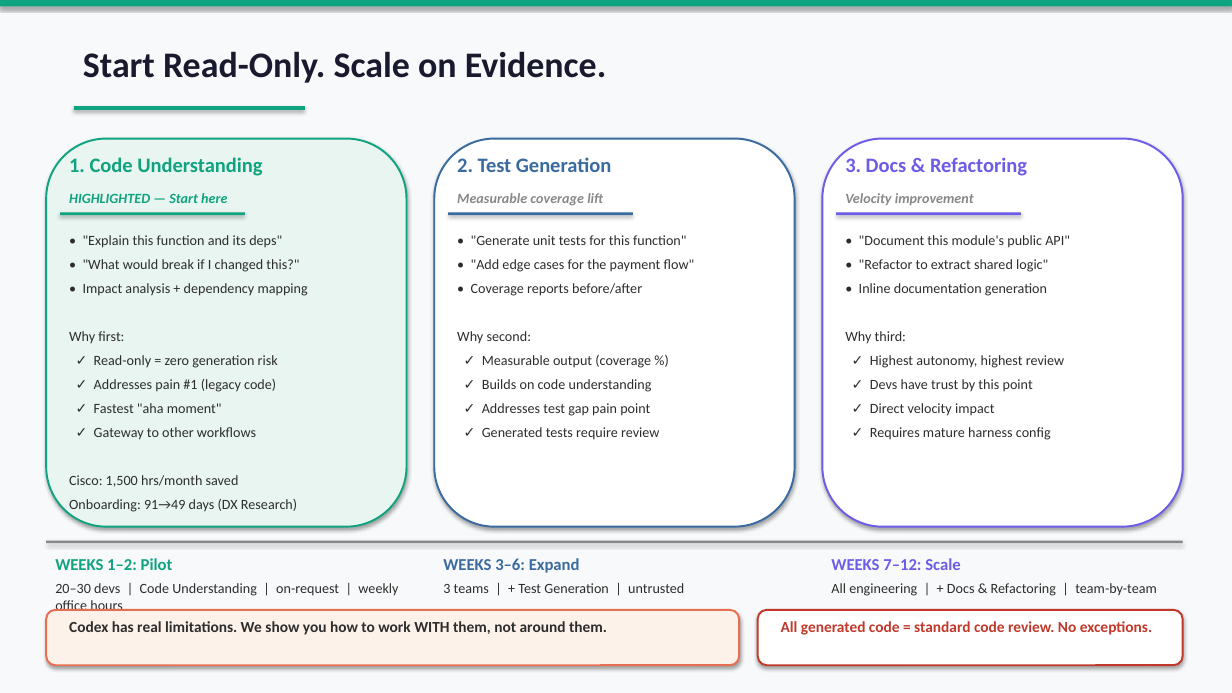
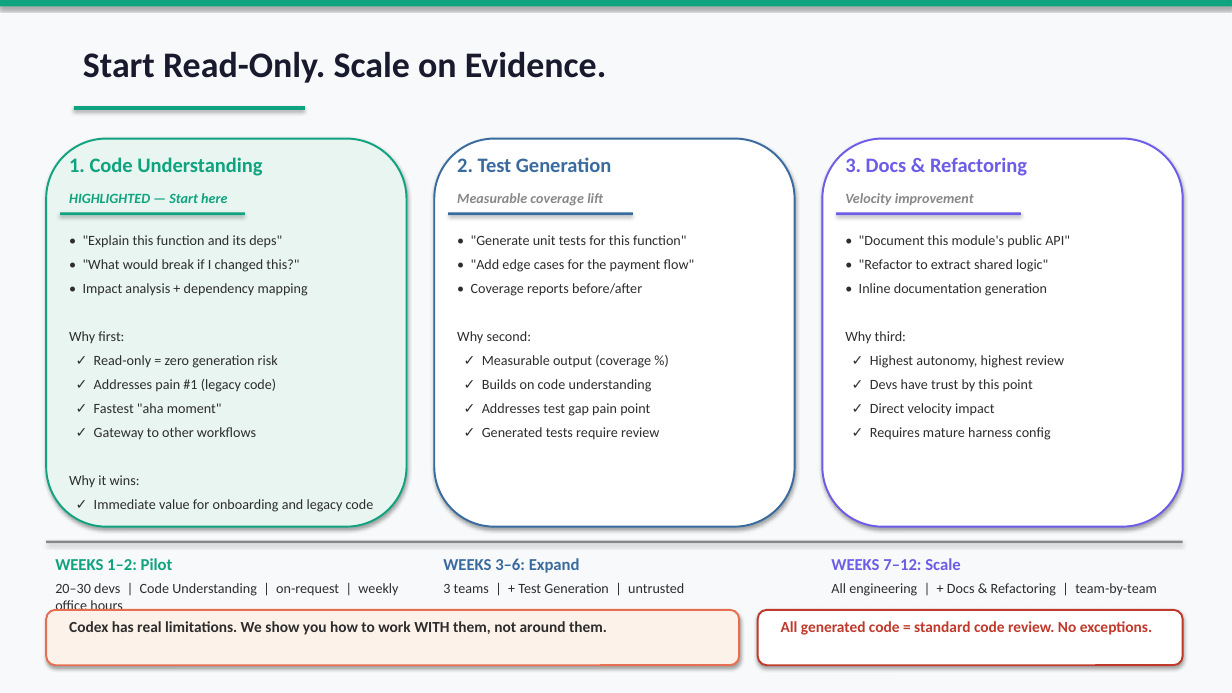
Before and after one commit to pretendhome/enablement, a slide deck: slide 5 of codex/codex_enablement_v2.pptx. Drawn at 1232x693 pixels with LibreOffice and Linux fonts; fonts in the diff are those of the drawing. Boxes give left, top, right and bottom in pixels: in the first picture for what was removed or moved away, otherwise in the second. Text is boxed around its words. In the diff, an @@ line names an element or a change of style, - is before the commit and + after.

```diff
--- a/codex/codex_enablement_v2.pptx
+++ b/codex/codex_enablement_v2.pptx
@@ text at bbox=[69, 475, 140, 487]: text changed @@
-Cisco: 1,500 hrs/month saved
+Why it wins:
@@ text at bbox=[94, 499, 374, 512]: text changed @@
-Onboarding: 91→49 days (DX Research)
+✓ Immediate value for onboarding and legacy code
```
Also in this commit, not shown: 6 other slides changed, 5 other files.
